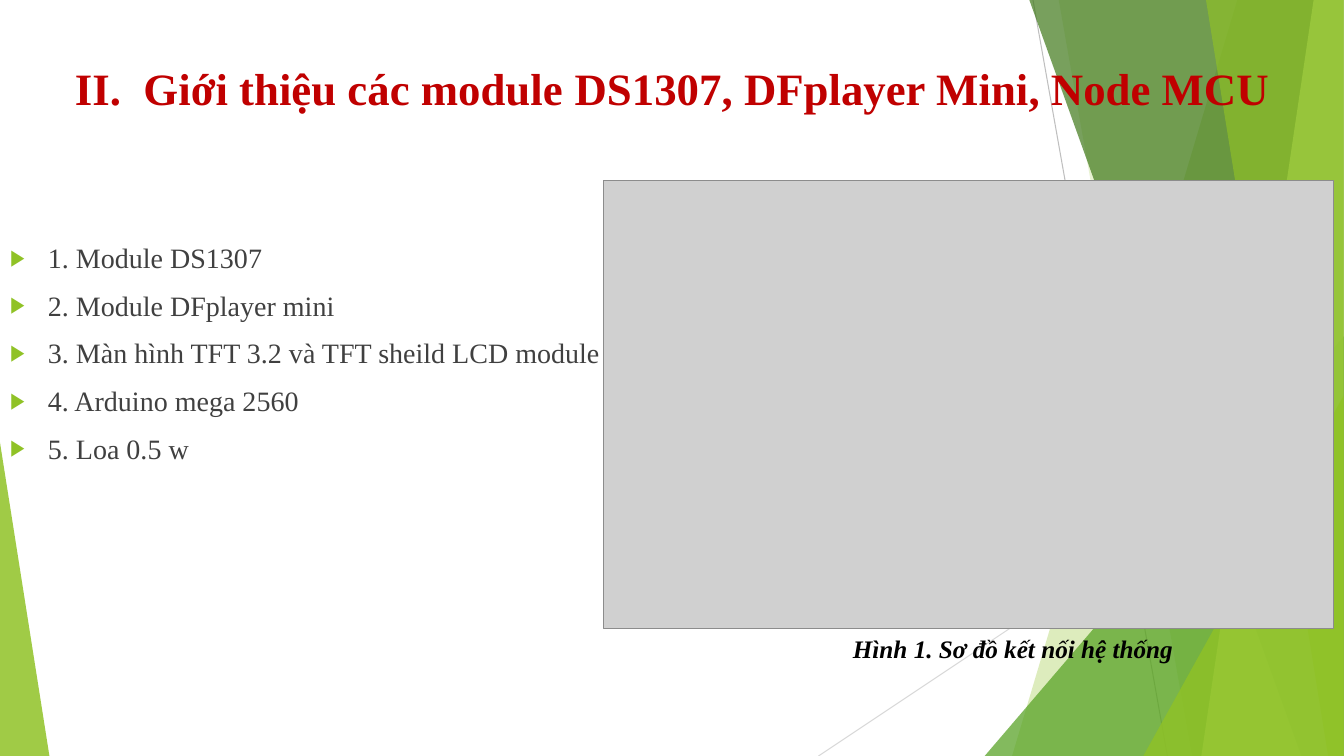
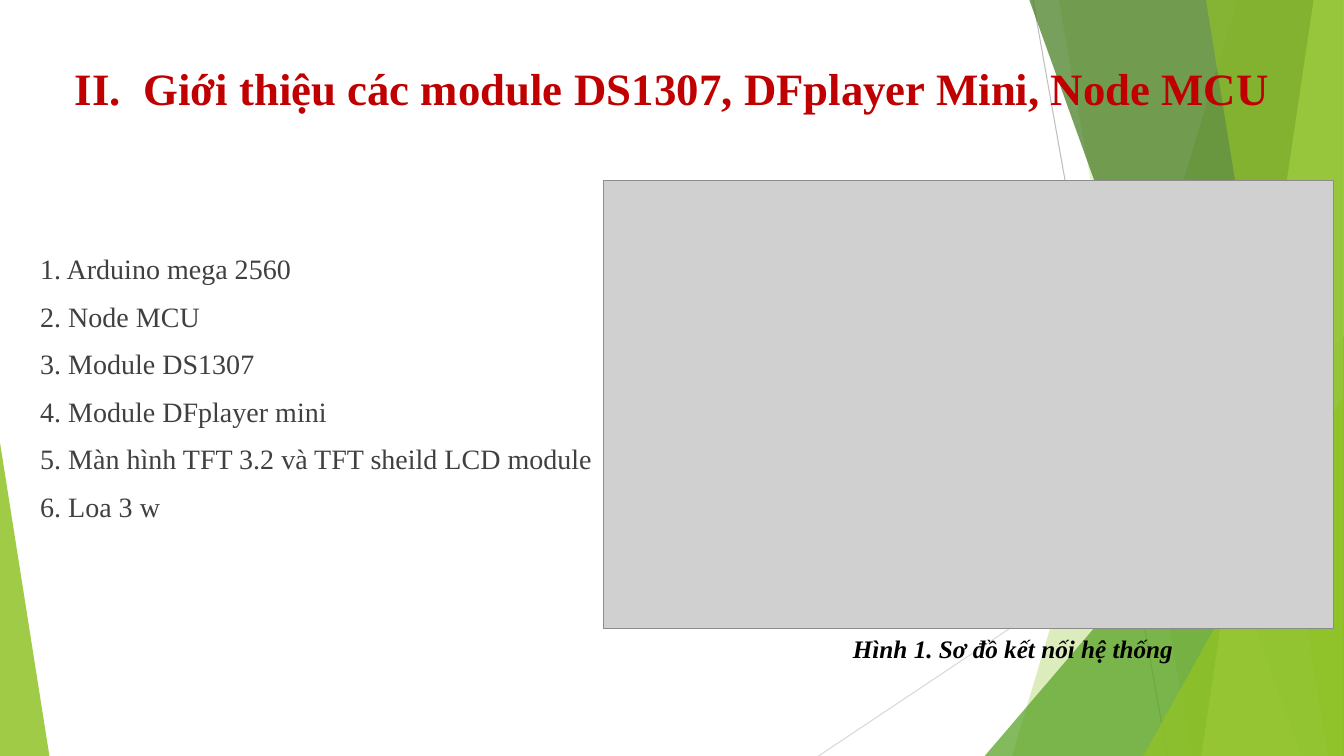
Before and after one commit to huynhlinh112/final, a slide deck: slide 5 of final.pptx. Drawn at 1344x756 pixels with LibreOffice and Linux fonts; fonts in the diff are those of the drawing; grey boxes stand for pictures. Boxes give left, top, right and bottom in pixels: in the first picture for what was removed or moved away, otherwise in the second. Text is boxed around its words. In the diff, an @@ line names an element or a change of style, - is before the commit and + after.

```diff
--- a/final.pptx
+++ b/final.pptx
@@ text at <box>40,259,592,518</box>: text changed @@
-▶ 1. Module DS1307
-▶ 2. Module DFplayer mini
-▶ 3. Màn hình TFT 3.2 và TFT sheild LCD module
-▶ 4. Arduino mega 2560
-▶ 5. Loa 0.5 w
+1. Arduino mega 2560
+2. Node MCU
+3. Module DS1307
+4. Module DFplayer mini
+5. Màn hình TFT 3.2 và TFT sheild LCD module
+6. Loa 3 w
```
Also in this commit, not shown: 10 other slides changed, 1 slide added.
